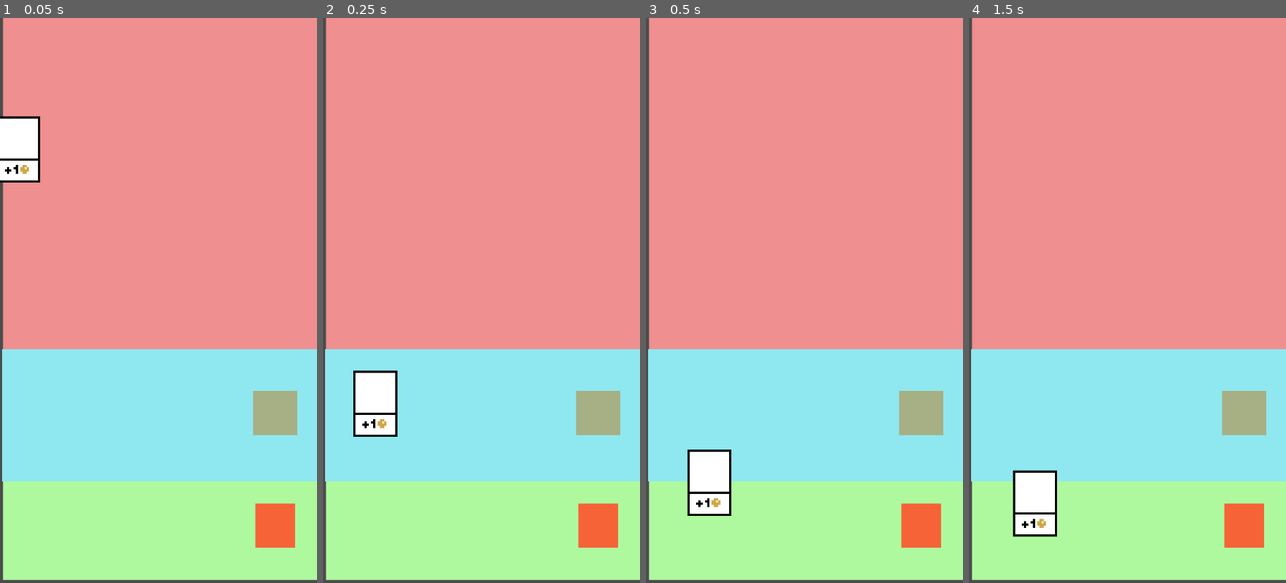
Above: before the commit, frames 1-4 (left to right).
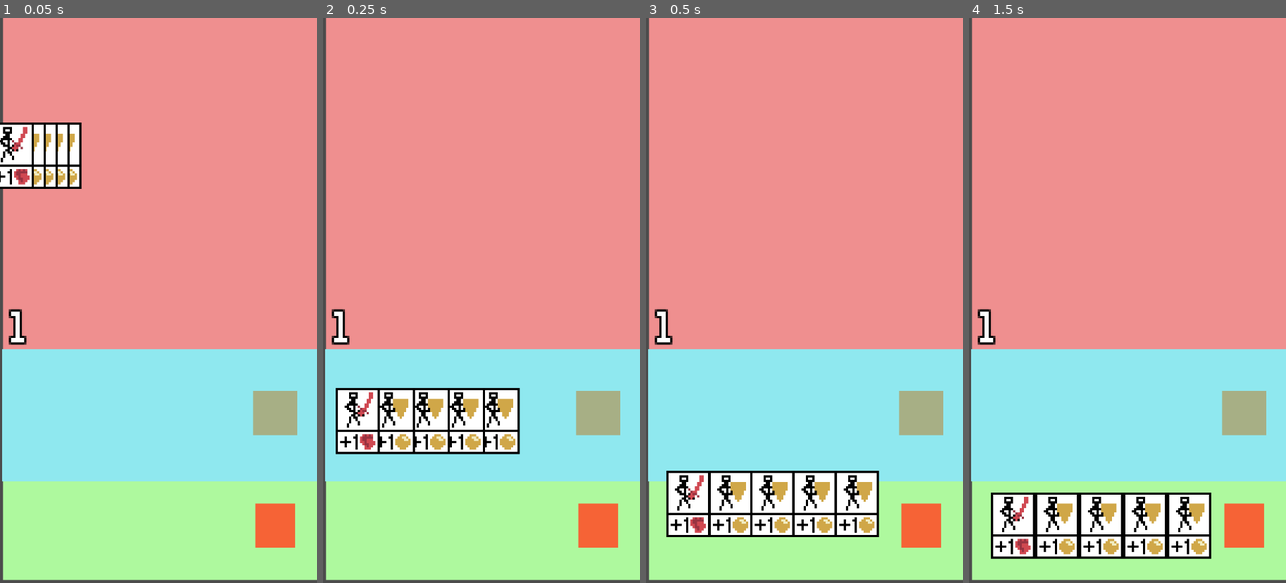
Above: after the commit, the same moments.

Repository: Guzel2/rogue_like_deck_builder
Game: Godot game, scene res://scenes_and_scripts/main.tscn
Two runs of this game, one before a commit and one after it. Both use one fixed random seed, a clock stepped at 60 frames per second and the inputs below.
Inputs (mouse positions are in pixels of both pictures, inside the frame that each line leads up to):
- Up to frame 1 (0.05 s): no input
- Up to frame 2 (0.25 s): no input
- Up to frame 3 (0.5 s): no input
- Up to frame 4 (1.5 s): move the mouse to (1197, 272) at 0.52 s; tap Enter at 1.25 s; move the mouse to (1064, 328) at 1.27 s

The runs differ from the first frame. In frame 1, 2.8% of the frame differs, in the area x 0-26%, y 17-58%; in frame 2, 7.0%; in frame 3, 8.1%; in frame 4, 8.4%, in the area x 2-77%, y 51-96%.

Commit message:
basic functionality

Diff:
--- a/scenes_and_scripts/gameplay.gd
+++ b/scenes_and_scripts/gameplay.gd
@@ -1,13 +1,17 @@
 extends Node2D
 
 onready var hand_cards = find_node('hand')
+onready var money_display = find_node('money_display')
 
-var deck = ['0', '1', '2', '3', '4', '5', '6', '7', '8', '9']
+var deck = ['basic_money', 'basic_money', 'basic_money', 'basic_money', 'basic_money', 'basic_money', 'basic_money', 'basic_attack', 'basic_attack', 'basic_attack']
 var hand = []
 var discard = []
 
+var money = 0
+
 func _ready():
-	draw_cards(1)
+	deck.shuffle()
+	draw_cards(5)
 
 func play_card(card_name: String, card):
 	var played = true
@@ -31,12 +35,19 @@
 		hand_cards.organize_cards()
 
 		match card_name:
-			'0':
-				print('test effect')
-				draw_cards(5)
+			'basic_money':
+				money += 1
+
+			'basic_attack':
+				pass
+
+		update()
 
 	else:
 		card.return_to_hand()
+
+func update():
+	money_display.text = String(money)
 
 func start_turn():
 	pass
@@ -44,7 +55,9 @@
 func end_turn():
 	for card in hand_cards.get_children():
 		card.discard_this()
-	draw_cards(2)
+	draw_cards(5)
+
+	money = 0
 
 func draw_cards(num_of_cards):
 	var x = 0
@@ -63,8 +76,6 @@
 			deck = discard.duplicate()
 			discard.clear()
 
-			x += 1
-
 func add_card_to_hand(card_name):
 	var card = load("res://scenes_and_scripts/gameplay/hand_card.tscn").instance()
 	card.card_name = card_name
--- a/scenes_and_scripts/gameplay/hand.gd
+++ b/scenes_and_scripts/gameplay/hand.gd
@@ -2,9 +2,9 @@
 
 onready var parent = get_parent()
 
-var available_space = 70
-var x_offset = 30
-var y_offset = 220
+var available_space = 100
+var x_offset = 100
+var y_offset = 230
 
 func organize_cards():
 	var children = get_children()
@@ -23,6 +23,6 @@
 		var step_size = available_space / children.size()
 
 		for child in children.size():
-			children[child].desired_pos = Vector2(x_offset, y_offset) + Vector2(step_size*child, 0)
+			children[child].desired_pos = Vector2(x_offset, y_offset) - Vector2(step_size*child, 0)
 			children[child].start_pos = children[child].desired_pos
 			children[child].action_on_desired_pos = null
--- a/scenes_and_scripts/gameplay/hand_card.gd
+++ b/scenes_and_scripts/gameplay/hand_card.gd
@@ -1,6 +1,7 @@
 extends TouchScreenButton
 
 onready var parent = get_parent()
+onready var sprite = find_node('sprite')
 
 var card_name = 'test'
 
@@ -19,6 +20,8 @@
 func _ready():
 	start_pos = position
 	desired_pos = start_pos
+
+	sprite.animation = card_name
 
 func _process(delta):
 	is_pressed = false
--- a/scenes_and_scripts/gameplay/hand_card.tscn
+++ b/scenes_and_scripts/gameplay/hand_card.tscn
@@ -1,16 +1,22 @@
-[gd_scene load_steps=5 format=2]
+[gd_scene load_steps=6 format=2]
 
 [ext_resource path="res://scenes_and_scripts/gameplay/hand_card.gd" type="Script" id=1]
-[ext_resource path="res://sprites/cards/new_card.png" type="Texture" id=3]
+[ext_resource path="res://sprites/cards/basic_attack.png" type="Texture" id=2]
+[ext_resource path="res://sprites/cards/basic_money.png" type="Texture" id=3]
 
 [sub_resource type="RectangleShape2D" id=1]
 extents = Vector2( 10, 15 )
 
 [sub_resource type="SpriteFrames" id=2]
 animations = [ {
+"frames": [ ExtResource( 2 ) ],
+"loop": true,
+"name": "basic_attack",
+"speed": 5.0
+}, {
 "frames": [ ExtResource( 3 ) ],
 "loop": true,
-"name": "default",
+"name": "basic_money",
 "speed": 5.0
 } ]
 
@@ -19,5 +25,6 @@
 shape_centered = false
 script = ExtResource( 1 )
 
-[node name="AnimatedSprite" type="AnimatedSprite" parent="."]
+[node name="sprite" type="AnimatedSprite" parent="."]
 frames = SubResource( 2 )
+animation = "basic_money"
--- a/scenes_and_scripts/main.tscn
+++ b/scenes_and_scripts/main.tscn
@@ -1,8 +1,15 @@
-[gd_scene load_steps=4 format=2]
+[gd_scene load_steps=6 format=2]
 
 [ext_resource path="res://sprites/cards/test.png" type="Texture" id=1]
 [ext_resource path="res://scenes_and_scripts/gameplay/hand.gd" type="Script" id=2]
 [ext_resource path="res://scenes_and_scripts/gameplay.gd" type="Script" id=3]
+[ext_resource path="res://assets/PixelGuzel.ttf" type="DynamicFontData" id=4]
+
+[sub_resource type="DynamicFont" id=1]
+size = 18
+outline_size = 1
+outline_color = Color( 0, 0, 0, 1 )
+font_data = ExtResource( 4 )
 
 [node name="main" type="Node2D"]
 __meta__ = {
@@ -42,6 +49,14 @@
 [node name="gameplay" type="Node2D" parent="."]
 script = ExtResource( 3 )
 
+[node name="money_display" type="Label" parent="gameplay"]
+margin_left = 5.0
+margin_top = 133.0
+margin_right = 17.0
+margin_bottom = 152.0
+custom_fonts/font = SubResource( 1 )
+text = "1"
+
 [node name="end_turn" type="TouchScreenButton" parent="gameplay"]
 modulate = Color( 0.658824, 0.690196, 0.52549, 1 )
 position = Vector2( 115, 169 )
Binary file added: assets/PixelGuzel.ttf
Binary file added: sprites/cards/basic_attack.png
Not shown, added: sprites/cards/basic_attack.png.import
Binary file added: sprites/cards/basic_money.png
Not shown, added: sprites/cards/basic_money.png.import
Not shown, added: sprites/cards/basic_attack.gal
Not shown, added: sprites/cards/basic_money.gal
